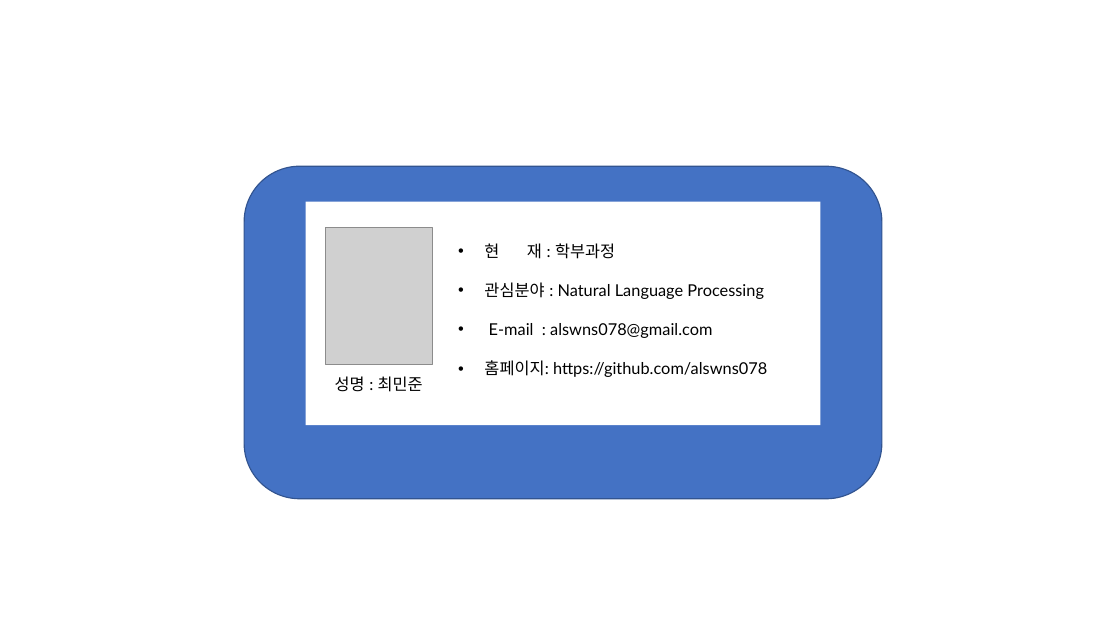
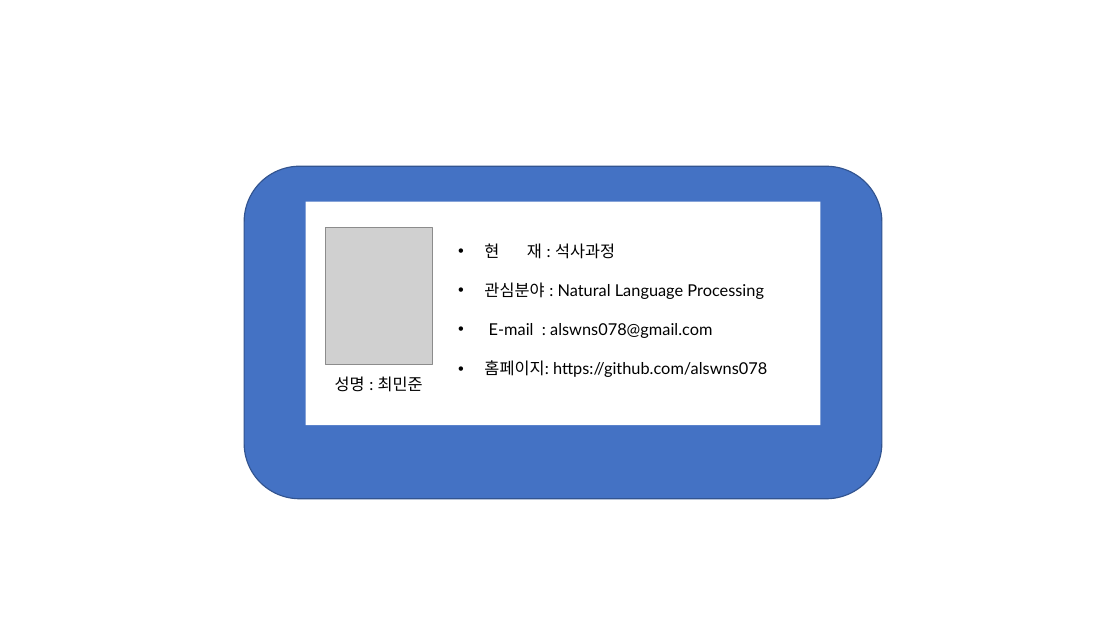
Before and after one commit to NLPlab-skku/NLPlab-skku.github.io, a slide deck: slide 1 of assets/members/member_cmj.pptx. Drawn at 1120x630 pixels with LibreOffice and Linux fonts; fonts in the diff are those of the drawing; grey boxes stand for pictures. Boxes give left, top, right and bottom in pixels: in the first picture for what was removed or moved away, otherwise in the second. Text is boxed around its words. In the diff, an @@ line names an element or a change of style, - is before the commit and + after.

```diff
--- a/assets/members/member_cmj.pptx
+++ b/assets/members/member_cmj.pptx
@@ text at (x1=484, y1=243, x2=615, y2=259): text changed @@
-• 현 재 : 학부과정
+• 현 재 : 석사과정
```
Also in this commit, not shown: 11 other files.
